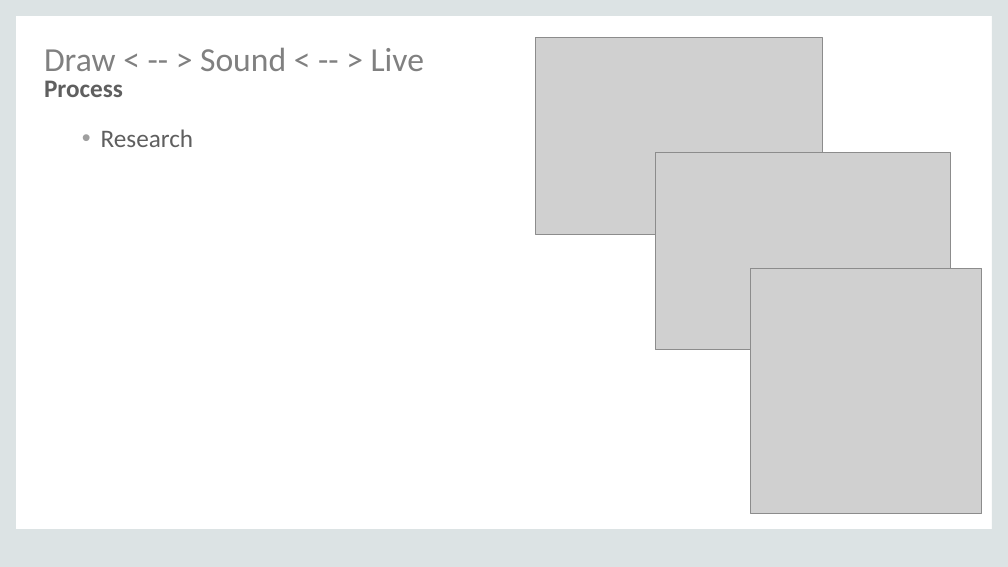
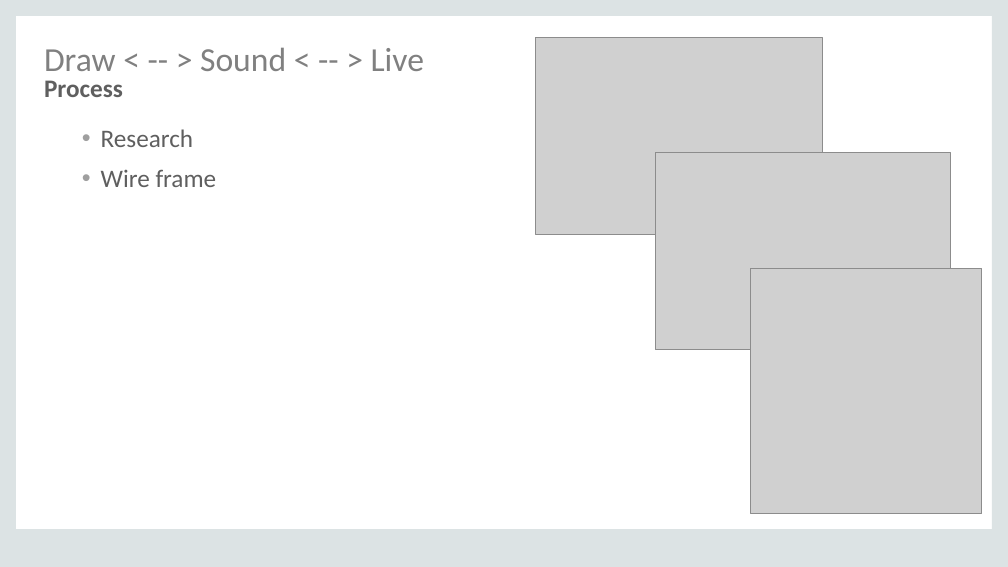
Before and after one commit to DSEapps/draw-sound-live, a slide deck: slide 4 of docs/draw-sound-live-v1.pptx (slide 3 before the commit). Drawn at 1008x567 pixels with LibreOffice and Linux fonts; fonts in the diff are those of the drawing; grey boxes stand for pictures. Boxes give left, top, right and bottom in pixels: in the first picture for what was removed or moved away, otherwise in the second. Text is boxed around its words. In the diff, an @@ line names an element or a change of style, - is before the commit and + after.

```diff
--- a/docs/draw-sound-live-v1.pptx
+++ b/docs/draw-sound-live-v1.pptx
@@ text at [101, 169, 217, 187]: paragraph added @@
+• Wire frame
```
Also in this commit, not shown: 2 other slides changed, 2 slides added, 3 slides removed, 1 other file.
